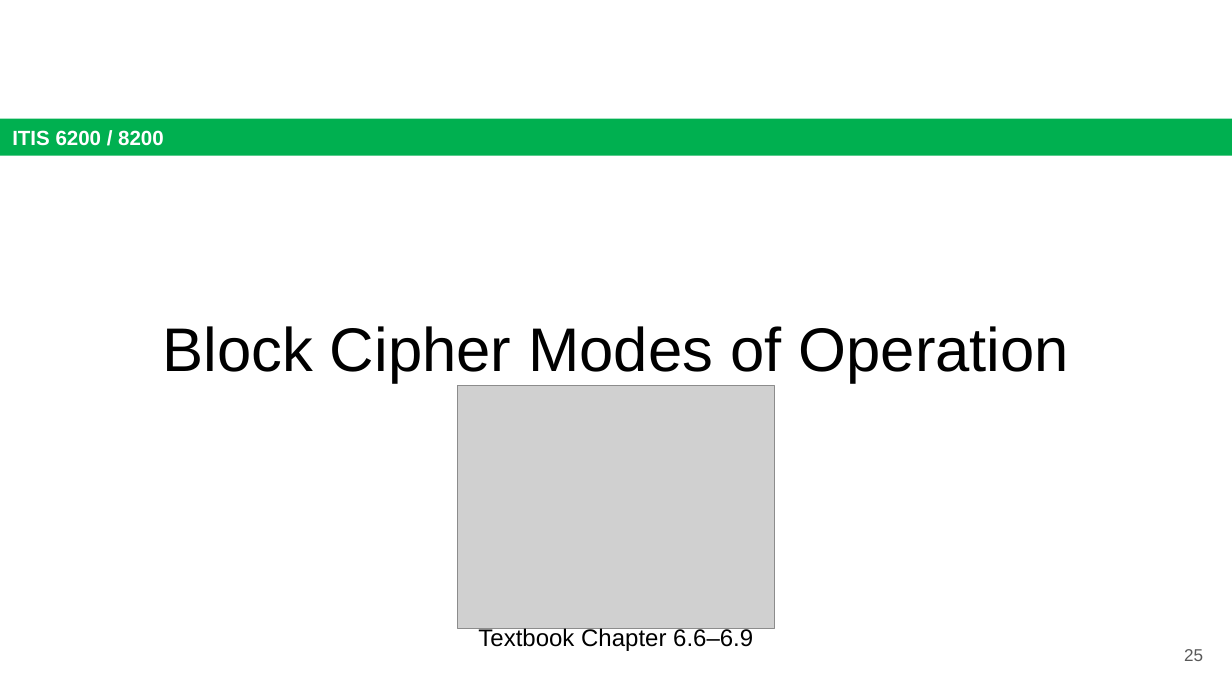
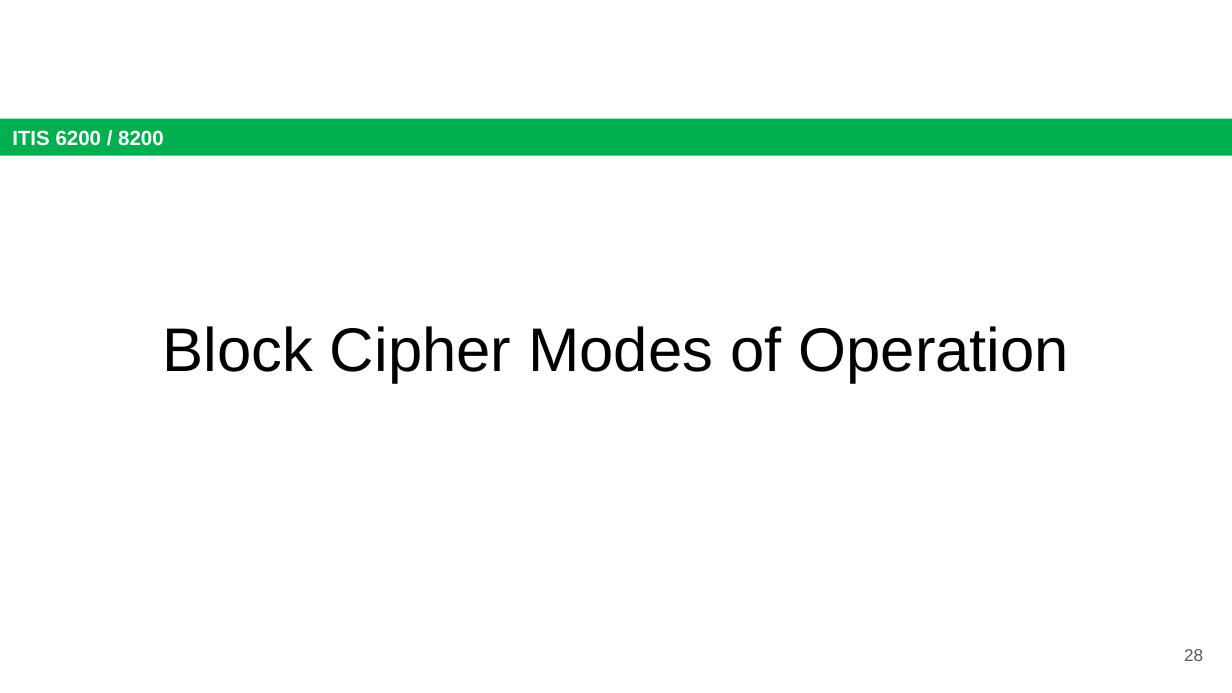
Before and after one commit to jx5c/github.io, a slide deck: slide 28 of teaching/ITIS6200/2023fa/lectures/lec03.pptx (slide 25 before the commit). Drawn at 1232x693 pixels with LibreOffice and Linux fonts; fonts in the diff are those of the drawing; grey boxes stand for pictures. Boxes give left, top, right and bottom in pixels: in the first picture for what was removed or moved away, otherwise in the second. Text is boxed around its words. In the diff, an @@ line names an element or a change of style, - is before the commit and + after.

```diff
--- a/teaching/ITIS6200/2023fa/lectures/lec03.pptx
+++ b/teaching/ITIS6200/2023fa/lectures/lec03.pptx
@@ picture removed at [457,386,775,628] @@
@@ text removed at [478,627,753,651] @@
-Textbook Chapter 6.6–6.9
@@ page number at [1184,649,1203,661]: text changed @@
-25
+28
```
Also in this commit, not shown: 7 other slides changed, 6 slides added, 2 slides removed, 1 other file.
